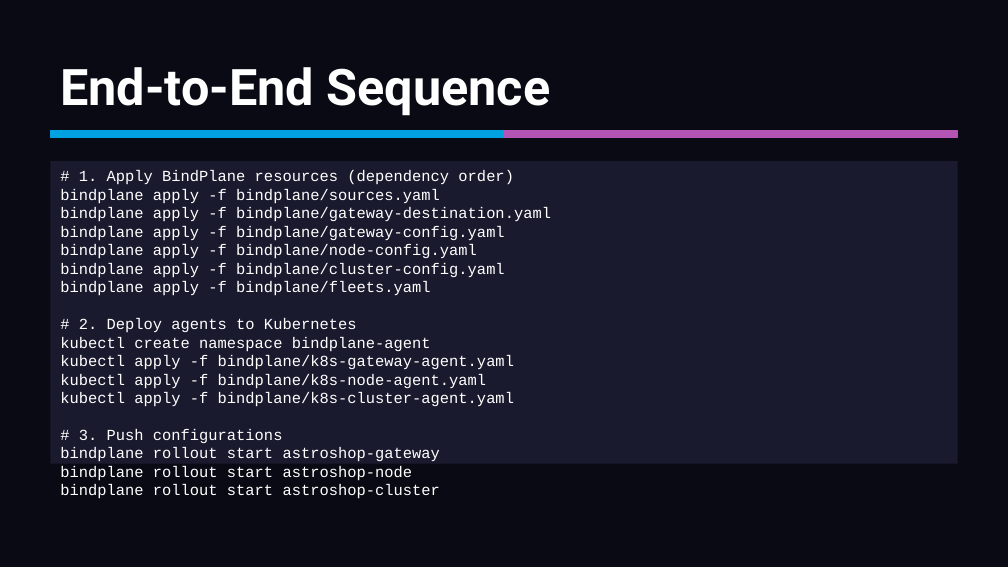
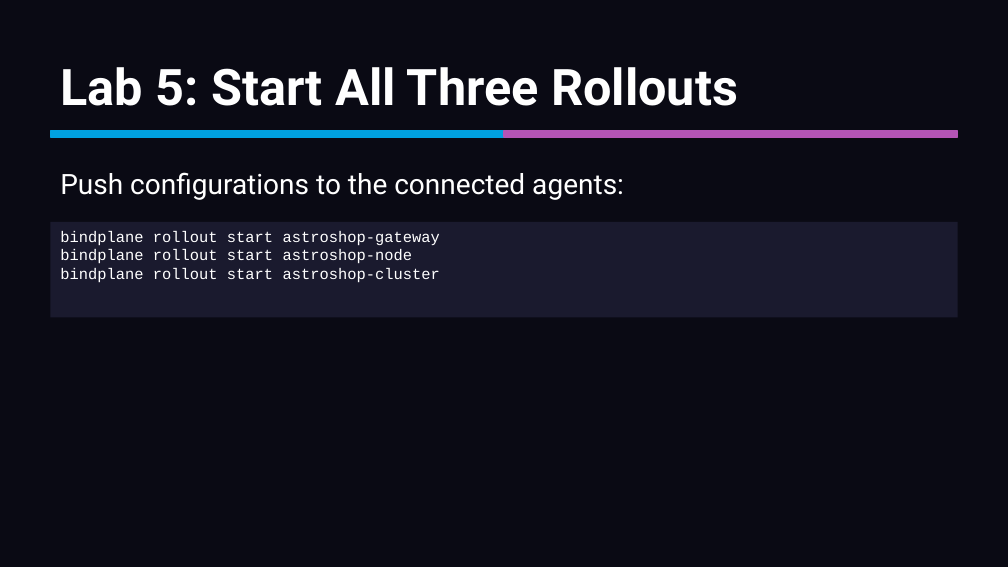
Before and after one commit to mreider/astroshop-bindplane-labs, a slide deck: slide 41 of docs/bindplane-primer/bindplane-primer.pptx (slide 34 before the commit). Drawn at 1008x567 pixels with LibreOffice and Linux fonts; fonts in the diff are those of the drawing. Boxes give left, top, right and bottom in pixels: in the first picture for what was removed or moved away, otherwise in the second. Text is boxed around its words. In the diff, an @@ line names an element or a change of style, - is before the commit and + after.

```diff
--- a/docs/bindplane-primer/bindplane-primer.pptx
+++ b/docs/bindplane-primer/bindplane-primer.pptx
@@ text at box(60, 67, 738, 106): text changed @@
-End-to-End Sequence
+Lab 5: Start All Three Rollouts
@@ rectangle removed at box(50, 161, 958, 464) @@
-# 1. Apply BindPlane resources (dependency order)
-bindplane apply -f bindplane/sources.yaml
-bindplane apply -f bindplane/gateway-destination.yaml
-bindplane apply -f bindplane/gateway-config.yaml
-bindplane apply -f bindplane/node-config.yaml
-bindplane apply -f bindplane/cluster-config.yaml
-bindplane apply -f bindplane/fleets.yaml
-# 2. Deploy agents to Kubernetes
-kubectl create namespace bindplane-agent
-kubectl apply -f bindplane/k8s-gateway-agent.yaml
-kubectl apply -f bindplane/k8s-node-agent.yaml
-kubectl apply -f bindplane/k8s-cluster-agent.yaml
-# 3. Push configurations
-bindplane rollout start astroshop-gateway
-bindplane rollout start astroshop-node
-bindplane rollout start astroshop-cluster
@@ text added at box(60, 172, 624, 200), 20 pt, text #FFFFFF @@
+Push configurations to the connected agents:
@@ rectangle added at box(50, 222, 958, 318), fill #1A1A2E, 11 pt, text #FFFFFF @@
+bindplane rollout start astroshop-gateway
+bindplane rollout start astroshop-node
+bindplane rollout start astroshop-cluster
```
Also in this commit, not shown: 27 other slides changed, 27 slides added, 13 slides removed, 1 other file.
